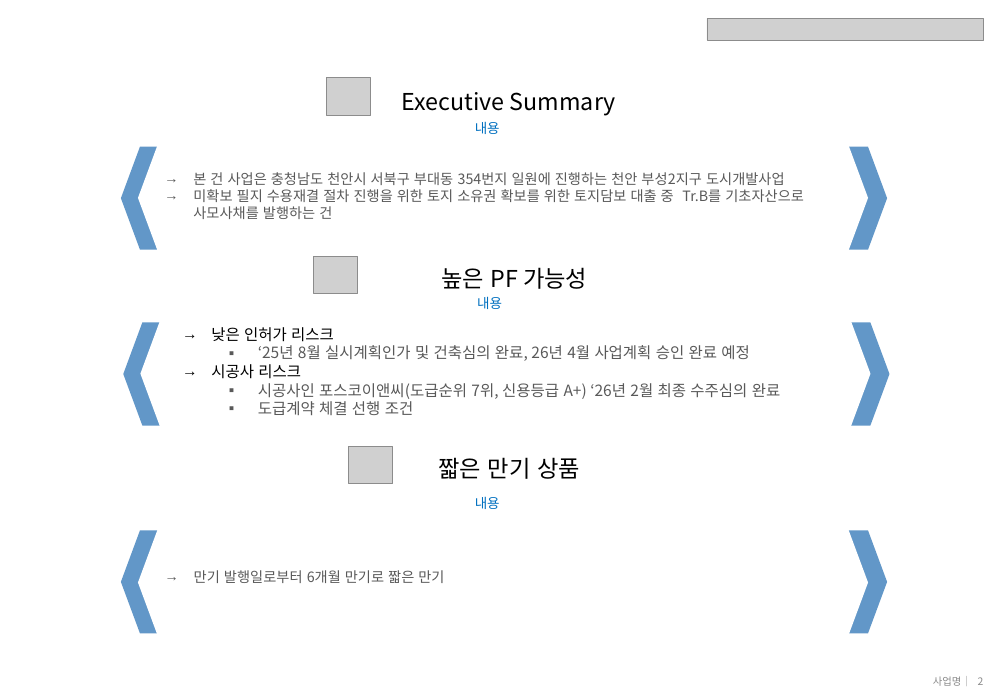
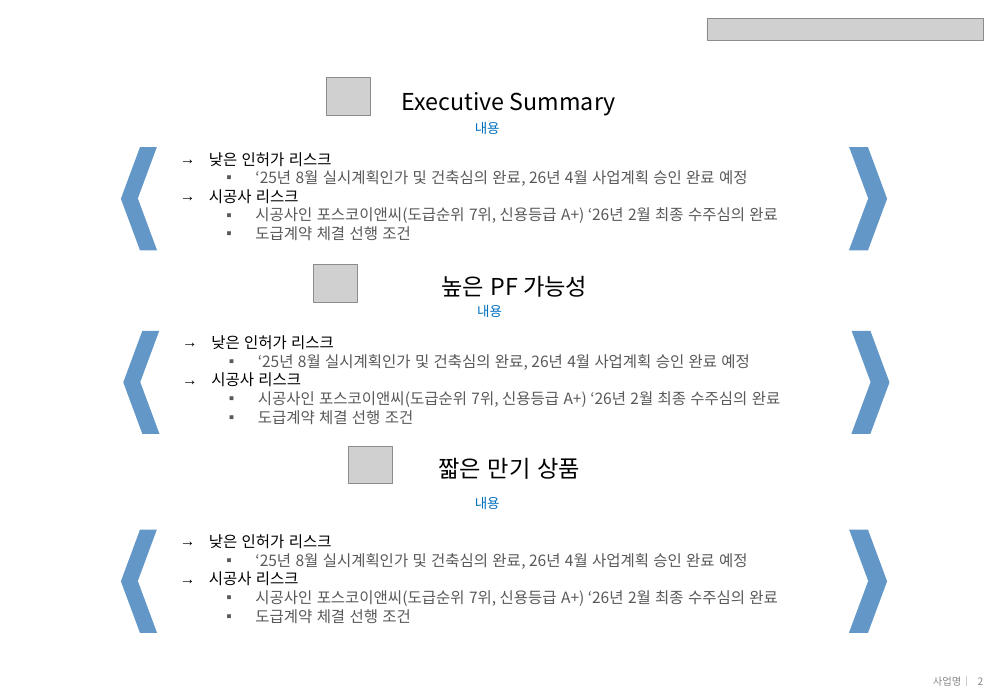
Before and after one commit to rainfieldinv-cell/rainfield-im, a slide deck: slide 2 of templates/레이아웃.pptx. Drawn at 1008x698 pixels with LibreOffice and Linux fonts; fonts in the diff are those of the drawing; grey boxes stand for pictures. Boxes give left, top, right and bottom in pixels: in the first picture for what was removed or moved away, otherwise in the second. Text is boxed around its words. In the diff, an @@ line names an element or a change of style, - is before the commit and + after.

```diff
--- a/templates/레이아웃.pptx
+++ b/templates/레이아웃.pptx
@@ text removed at (193, 172, 804, 219) @@
-→ 본 건 사업은 충청남도 천안시 서북구 부대동 354번지 일원에 진행하는 천안 부성2지구 도시개발사업
-→ 미확보 필지 수용재결 절차 진행을 위한 토지 소유권 확보를 위한 토지담보 대출 중 Tr.B를 기초자산으로 사모사채를 발행하는 건
@@ text added at (209, 152, 778, 240), 12 pt, text #595959 @@
+→ 낮은 인허가 리스크
+  ▪ ‘25년 8월 실시계획인가 및 건축심의 완료, 26년 4월 사업계획 승인 완료 예정
+→ 시공사 리스크
+  ▪ 시공사인 포스코이앤씨(도급순위 7위, 신용등급 A+) ‘26년 2월 최종 수주심의 완료
+  ▪ 도급계약 체결 선행 조건
@@ 3 texts, 2 hexagons, 1 picture: place and size @@
-3 texts, 2 hexagons, 1 picture at (123, 256, 890, 429)
+3 texts, 2 hexagons, 1 picture at (123, 264, 890, 437)
@@ text added at (209, 534, 778, 623), 12 pt, text #595959 @@
+→ 낮은 인허가 리스크
+  ▪ ‘25년 8월 실시계획인가 및 건축심의 완료, 26년 4월 사업계획 승인 완료 예정
+→ 시공사 리스크
+  ▪ 시공사인 포스코이앤씨(도급순위 7위, 신용등급 A+) ‘26년 2월 최종 수주심의 완료
+  ▪ 도급계약 체결 선행 조건
@@ text removed at (194, 570, 444, 583) @@
-→ 만기 발행일로부터 6개월 만기로 짧은 만기
```
Also in this commit, not shown: 2 slides added, 1 other file.
